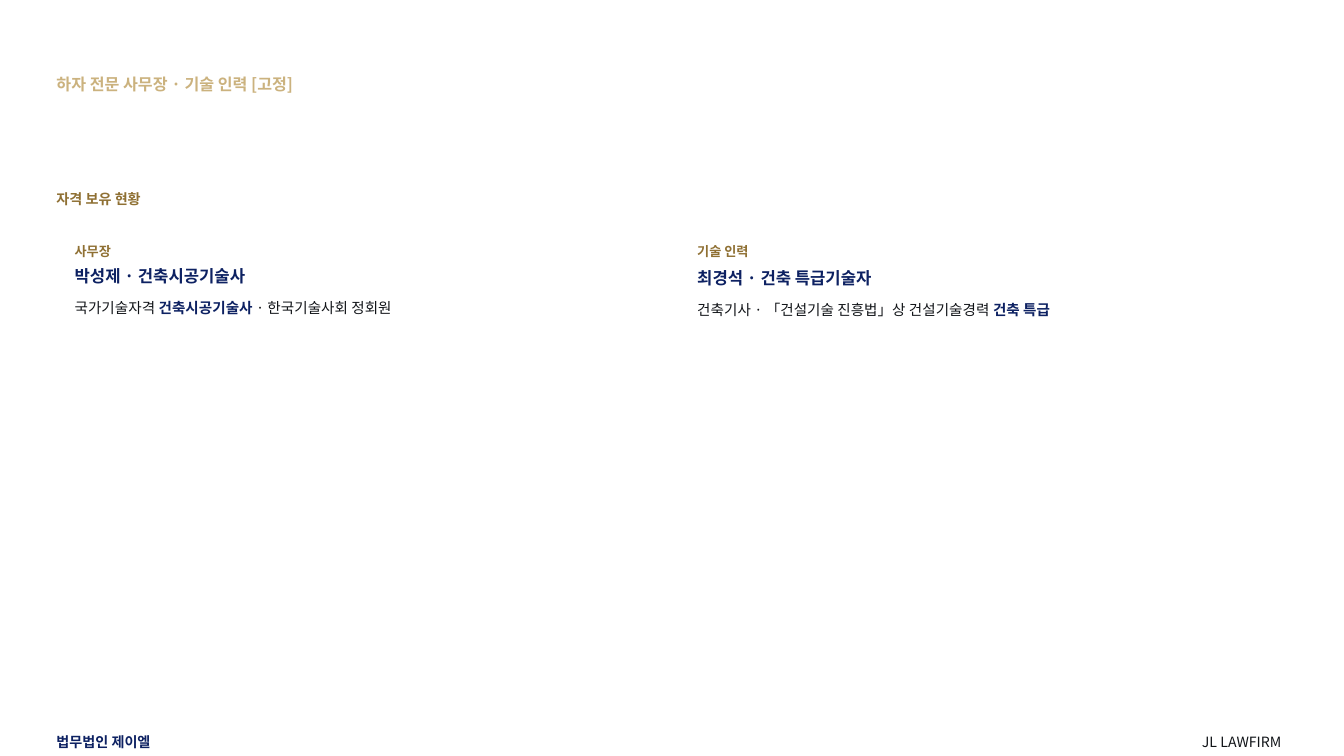
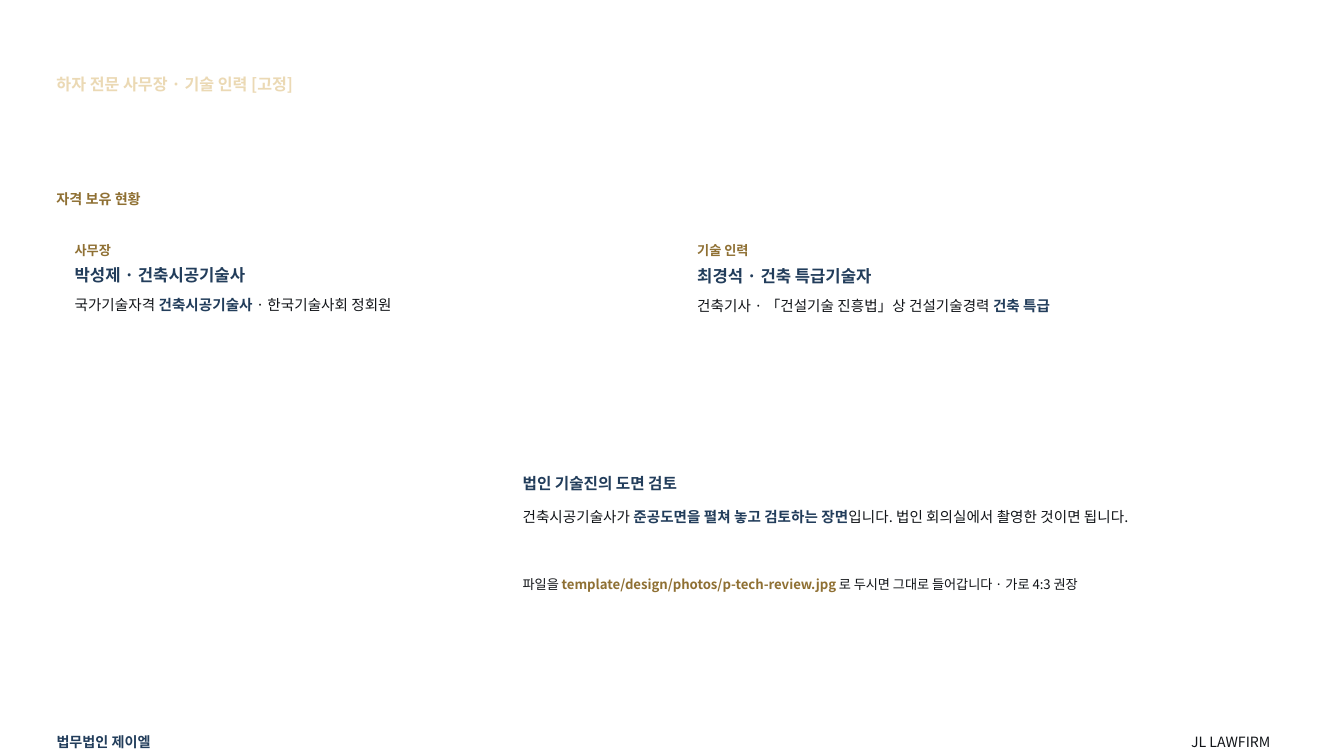
Before and after one commit to kingjin77-rgb/jl-magazine, a slide deck: slide 13 of template/design/preview/JL_하자소송_기본제안서.pptx. Drawn at 1344x756 pixels with LibreOffice and Linux fonts; fonts in the diff are those of the drawing; background and template pictures are left out. Boxes give left, top, right and bottom in pixels: in the first picture for what was removed or moved away, otherwise in the second. Text is boxed around its words. In the diff, an @@ line names an element or a change of style, - is before the commit and + after.

```diff
--- a/template/design/preview/JL_하자소송_기본제안서.pptx
+++ b/template/design/preview/JL_하자소송_기본제안서.pptx
@@ text "하자 전문 사무장 · 기술 ..." at [56,77,293,93]: text colour #CBB27E to #EBD9B4 @@
@@ text "국가기술자격 건축시공기술사 · 한국기술사회 정회원" at [75,297,391,312]: text colour #0D2162 to #223D5B in "건축시공기술사" @@
@@ text "건축기사 · 「건설기술 진흥법」상 건설기술경력 ..." at [697,298,1050,313]: text colour #0D2162 to #223D5B in "건축 특급" @@
@@ text added at [523,476,677,491], 11.2 pt, text #223D5B, bold @@
+법인 기술진의 도면 검토
@@ text added at [523,509,1128,524], 10.4 pt, text #111418 @@
+건축시공기술사가 준공도면을 펼쳐 놓고 검토하는 장면입니다. 법인 회의실에서 촬영한 것이면 됩니다.
@@ text added at [523,578,1078,592], 9.4 pt, text #8F7033, bold @@
+파일을 template/design/photos/p-tech-review.jpg 로 두시면 그대로 들어갑니다 · 가로 4:3 권장
@@ text colour #0D2162 to #223D5B in 3 elements at [75,267,245,283], [697,268,872,284], [57,735,151,749] @@
@@ text "JL LAWFIRM": place and size @@
-text "JL LAWFIRM" at [1202,736,1281,747]
+text "JL LAWFIRM" at [1191,736,1270,747]
```
Also in this commit, not shown: 91 other slides changed, 3 slides added, 2 other files.
